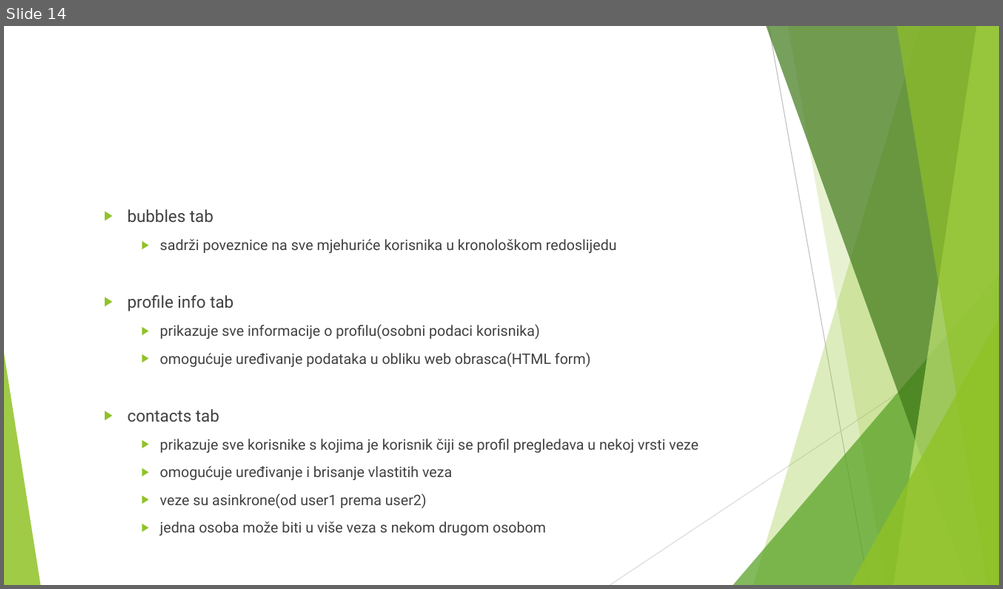
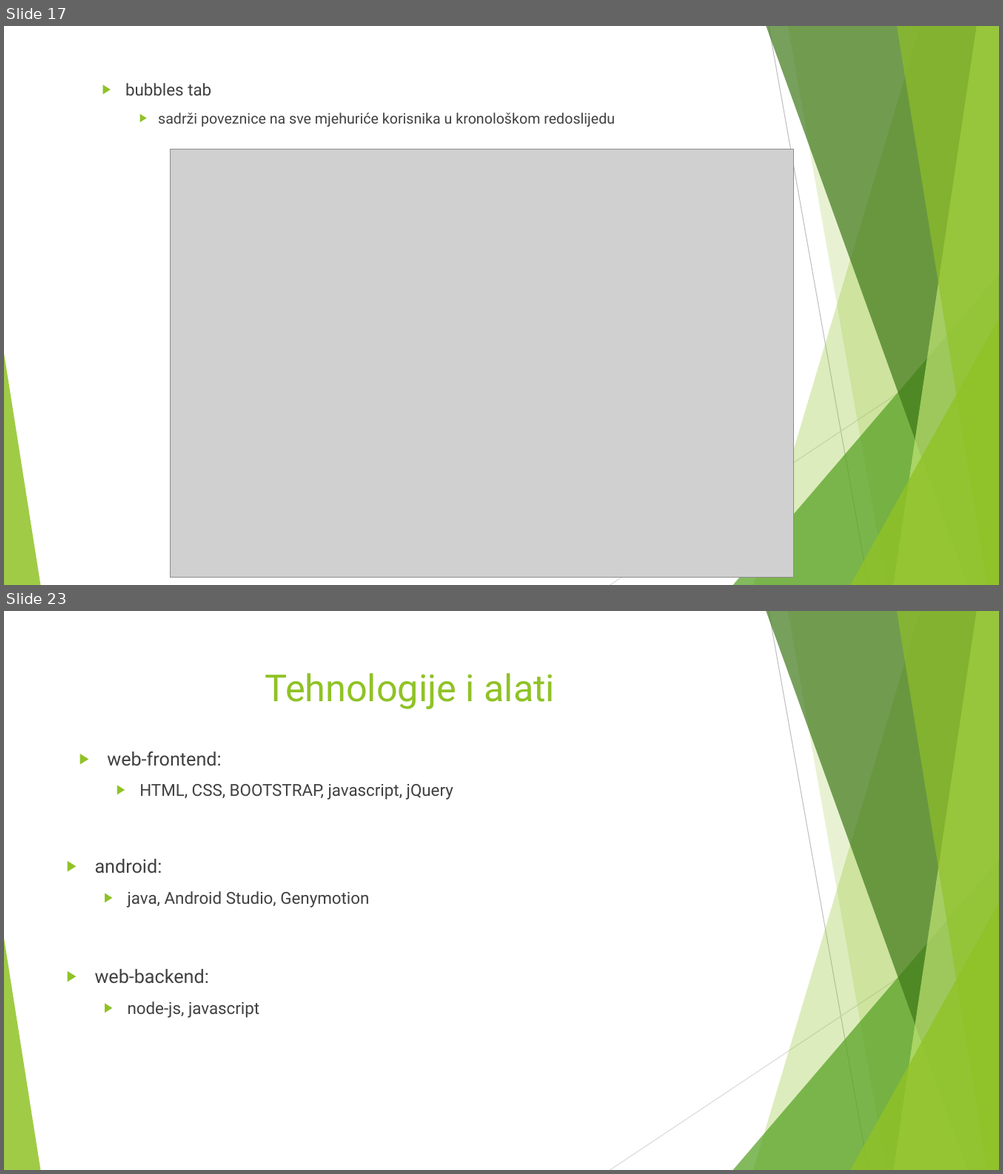
Before and after one commit to kof3r/drustvena_mreza, a slide deck: resursi/management/Bubbles.pptx. Shown one above the other, each under a label of ours: slide 14 before the commit, slides 17 and 23 after it; the slides between them are not shown. The pictures are 1003x589 and 1003x1174 pixels, drawn with LibreOffice and Linux fonts; fonts in the diff are those of the drawing; grey boxes stand for pictures. Boxes give left, top, right and bottom in pixels: in the first picture for what was removed or moved away, otherwise in the second. Text is boxed around its words. In the diff, an @@ line names an element or a change of style, - is before the commit and + after.

```diff
--- a/resursi/management/Bubbles.pptx
+++ b/resursi/management/Bubbles.pptx
@@ slide 23 added at [4, 611, 999, 1170], background #FFFFFF; not listed: 10 template elements that a slide beside it also shows @@
@@ title added at [264, 673, 555, 709], 36 pt, text #90C226 @@
+Tehnologije i alati
@@ text added at [107, 752, 453, 800], 16 pt, text #404040 @@
+▶ web-frontend:
+  ▶ HTML, CSS, BOOTSTRAP, javascript, jQuery
@@ text added at [95, 859, 369, 908], 16 pt, text #404040 @@
+▶ android:
+  ▶ java, Android Studio, Genymotion
@@ text added at [95, 969, 259, 1018], 16 pt, text #404040 @@
+▶ web-backend:
+  ▶ node-js, javascript
@@ what was slide 14 is now slide 17 @@
@@ slide 17 changed as well @@
@@ text "bubbles tab": place and size @@
-text "bubbles tab" at [128, 210, 698, 536]
+text "bubbles tab" at [125, 83, 614, 127]
@@ picture added at [170, 149, 794, 578] @@
@@ text at [128, 295, 698, 536]: paragraphs removed @@
-  ▶ profile info tab
-    ▶ prikazuje sve informacije o profilu(osobni podaci korisnika)
-    ▶ omogućuje uređivanje podataka u obliku web obrasca(HTML form)
-  ▶ contacts tab
-    ▶ prikazuje sve korisnike s kojima je korisnik čiji se profil pregledava u nekoj vrsti veze
-    ▶ omogućuje uređivanje i brisanje vlastitih veza
-    ▶ veze su asinkrone(od user1 prema user2)
-    ▶ jedna osoba može biti u više veza s nekom drugom osobom
```
Also in this commit, not shown: 3 other slides changed, 9 other slides added, 1 slide removed, 26 other files.
